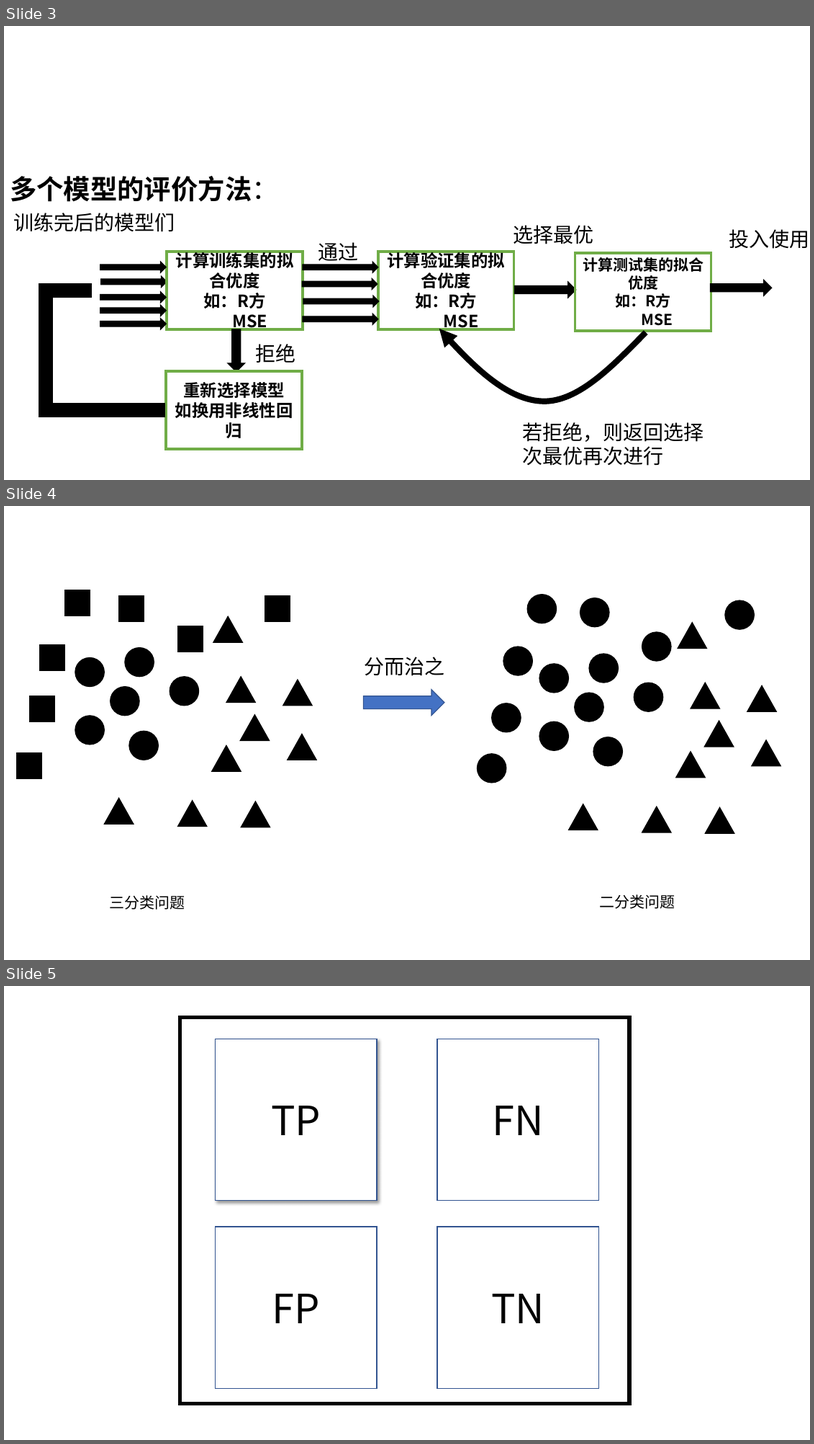
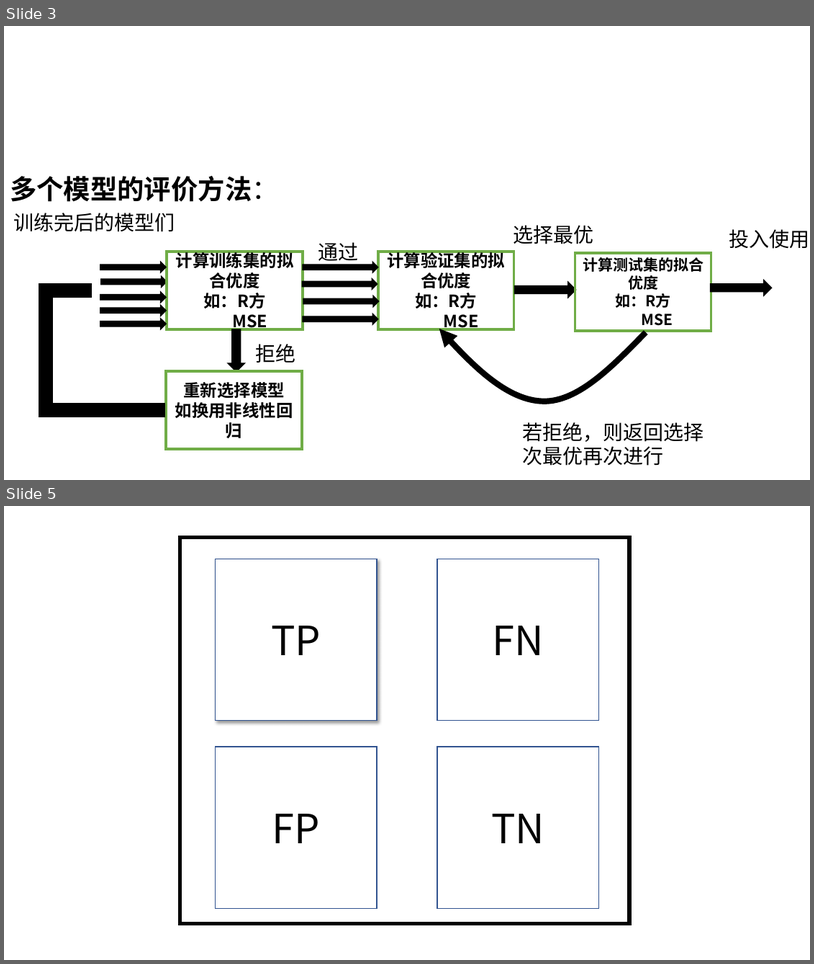
Before and after one commit to 1259975740/Machine_Learning, a slide deck: chapter02/图片/pic.pptx. Shown one above the other, each under a label of ours: slides 3, 4 and 5 before the commit, slides 3 and 5 after it; the slides between them are not shown. The pictures are 814x1444 and 814x964 pixels, drawn with LibreOffice and Linux fonts; fonts in the diff are those of the drawing. Boxes give left, top, right and bottom in pixels: in the first picture for what was removed or moved away, otherwise in the second. Text is boxed around its words. In the diff, an @@ line names an element or a change of style, - is before the commit and + after.

```diff
--- a/chapter02/图片/pic.pptx
+++ b/chapter02/图片/pic.pptx
@@ slide 4 removed at box(4, 506, 810, 960), background #CCE8CF @@
@@ ellipse removed at box(528, 595, 557, 623) @@
@@ ellipse removed at box(581, 598, 610, 627) @@
@@ ellipse removed at box(725, 600, 755, 629) @@
@@ ellipse removed at box(642, 632, 671, 661) @@
@@ triangle removed at box(678, 622, 707, 648) @@
@@ text removed at box(364, 656, 445, 676) @@
-分而治之
@@ ellipse removed at box(504, 646, 532, 675) @@
@@ ellipse removed at box(589, 654, 619, 682) @@
@@ ellipse removed at box(540, 664, 569, 693) @@
@@ right arrow removed at box(363, 690, 445, 716) @@
@@ ellipse removed at box(575, 692, 604, 721) @@
@@ ellipse removed at box(634, 682, 664, 712) @@
@@ triangle removed at box(691, 682, 720, 708) @@
@@ triangle removed at box(748, 686, 777, 712) @@
@@ ellipse removed at box(492, 703, 521, 732) @@
@@ ellipse removed at box(540, 721, 569, 750) @@
@@ triangle removed at box(705, 721, 734, 746) @@
@@ ellipse removed at box(594, 737, 623, 766) @@
@@ triangle removed at box(752, 740, 782, 766) @@
@@ group removed at box(17, 590, 316, 827): 9 triangles, 7 rectangles, 6 ellipses @@
@@ ellipse removed at box(478, 754, 507, 782) @@
@@ triangle removed at box(676, 752, 706, 777) @@
@@ triangle removed at box(569, 803, 598, 830) @@
@@ triangle removed at box(642, 807, 671, 833) @@
@@ triangle removed at box(706, 807, 735, 834) @@
@@ text removed at box(599, 894, 675, 908) @@
-二分类问题
@@ text removed at box(110, 895, 185, 909) @@
-三分类问题
```
Also in this commit, not shown: 1 slide added, 19 other files.
